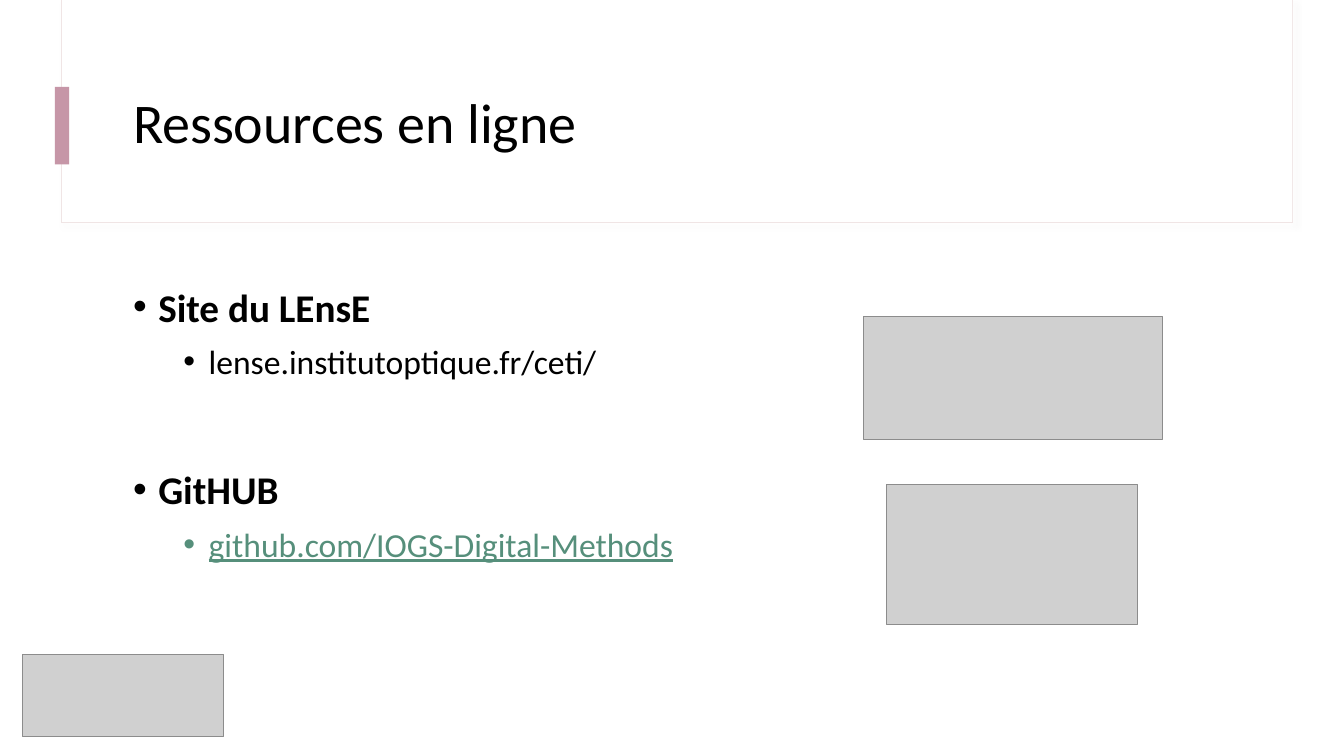
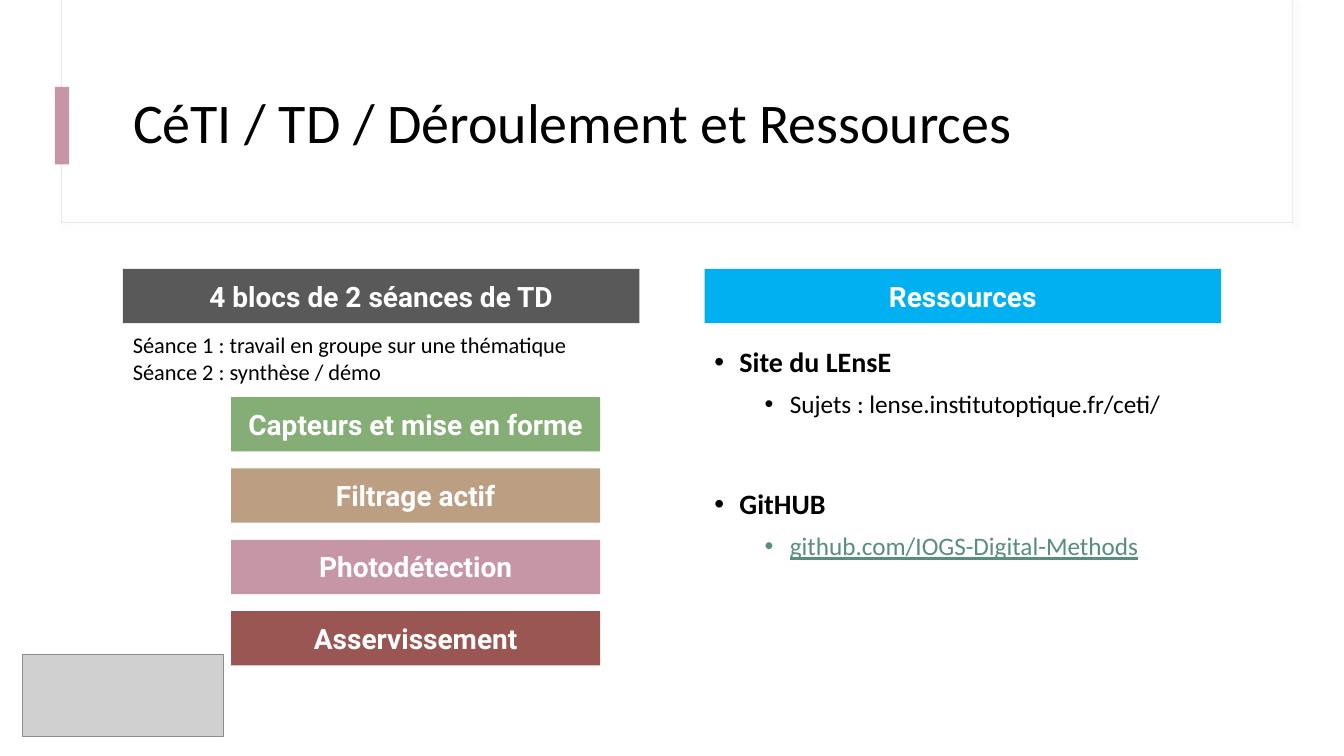
Before and after one commit to IOGS-Digital-Methods/semester-5, a slide deck: slide 23 of CeTI/b0_intro/B0_1_CeTI.pptx (slide 14 before the commit). Drawn at 1344x756 pixels with LibreOffice and Linux fonts; fonts in the diff are those of the drawing; grey boxes stand for pictures. Boxes give left, top, right and bottom in pixels: in the first picture for what was removed or moved away, otherwise in the second. Text is boxed around its words. In the diff, an @@ line names an element or a change of style, - is before the commit and + after.

```diff
--- a/CeTI/b0_intro/B0_1_CeTI.pptx
+++ b/CeTI/b0_intro/B0_1_CeTI.pptx
@@ title at [133, 104, 1011, 144]: text changed @@
-Ressources en ligne
+CéTI / TD / Déroulement et Ressources
@@ rectangle added at [123, 269, 639, 324], fill #595959, 20 pt, text #FFFFFF, bold @@
+4 blocs de 2 séances de TD
@@ rectangle added at [705, 269, 1221, 324], fill #00B0F0, 20 pt, text #FFFFFF, bold @@
+Ressources
@@ picture removed at [863, 317, 1163, 440] @@
@@ text added at [133, 337, 566, 384], 16 pt, text #000000 @@
+Séance 1 : travail en groupe sur une thématique
+Séance 2 : synthèse / démo
@@ text "Site du LEnsE": place and size @@
-text "Site du LEnsE" at [158, 294, 673, 563]
+text "Site du LEnsE" at [739, 352, 1160, 560]
@@ text at [739, 352, 1138, 560]: size 28 to 20 pt in "Site du LEnsE", "GitHUB"; size 24 to 18 pt in "github.com/IOGS-Digital-Methods" @@
@@ rectangle added at [231, 397, 600, 452], fill #85AD76, 20 pt, text #FFFFFF, bold @@
+Capteurs et mise en forme
@@ text at [790, 395, 1160, 418]: text changed; size 24 to 18 pt @@
-  • lense.institutoptique.fr/ceti/
+  • Sujets : lense.institutoptique.fr/ceti/
@@ rectangle added at [231, 469, 600, 523], fill #BC9E83, 20 pt, text #FFFFFF, bold @@
+Filtrage actif
@@ picture removed at [887, 485, 1138, 625] @@
@@ rectangle added at [231, 540, 600, 595], fill #C696A7, 20 pt, text #FFFFFF, bold @@
+Photodétection
@@ rectangle added at [231, 611, 600, 665], fill #995652, 20 pt, text #FFFFFF, bold @@
+Asservissement
```
Also in this commit, not shown: 3 other slides changed, 10 slides added, 1 slide removed, 2 other files.
